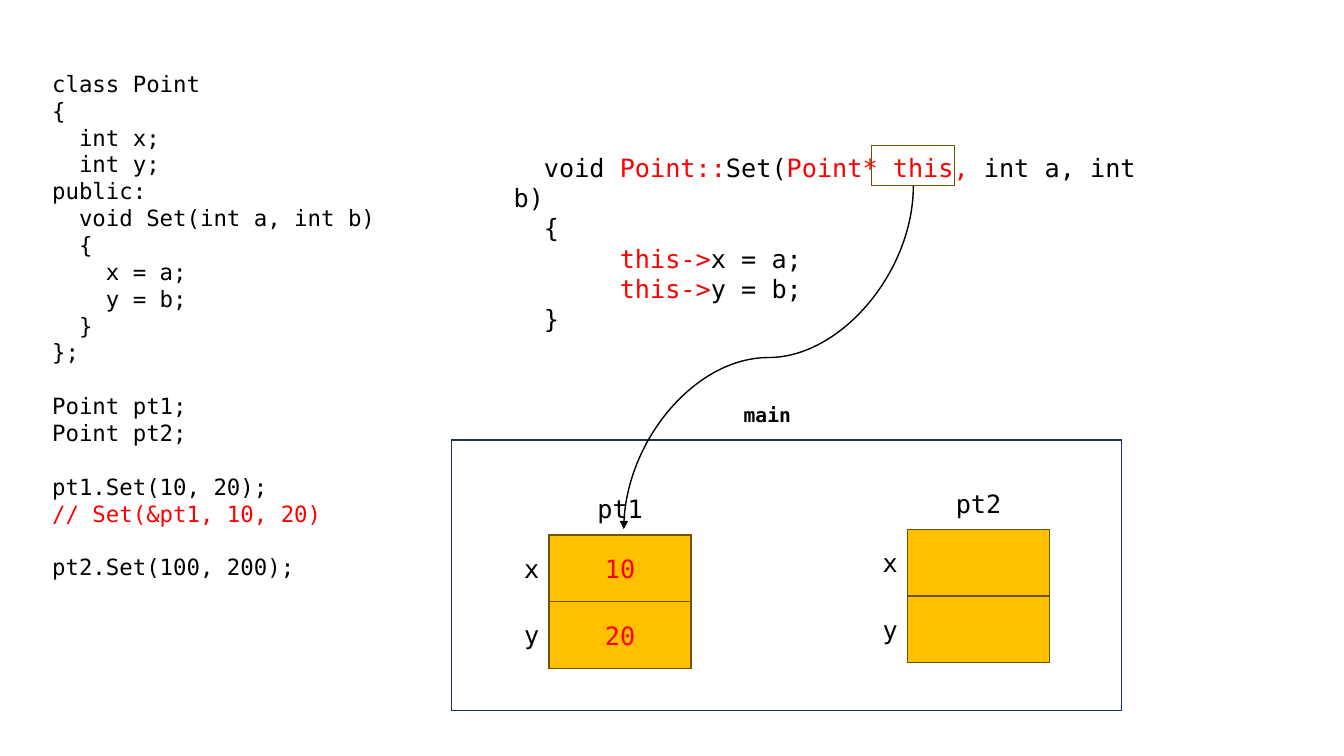
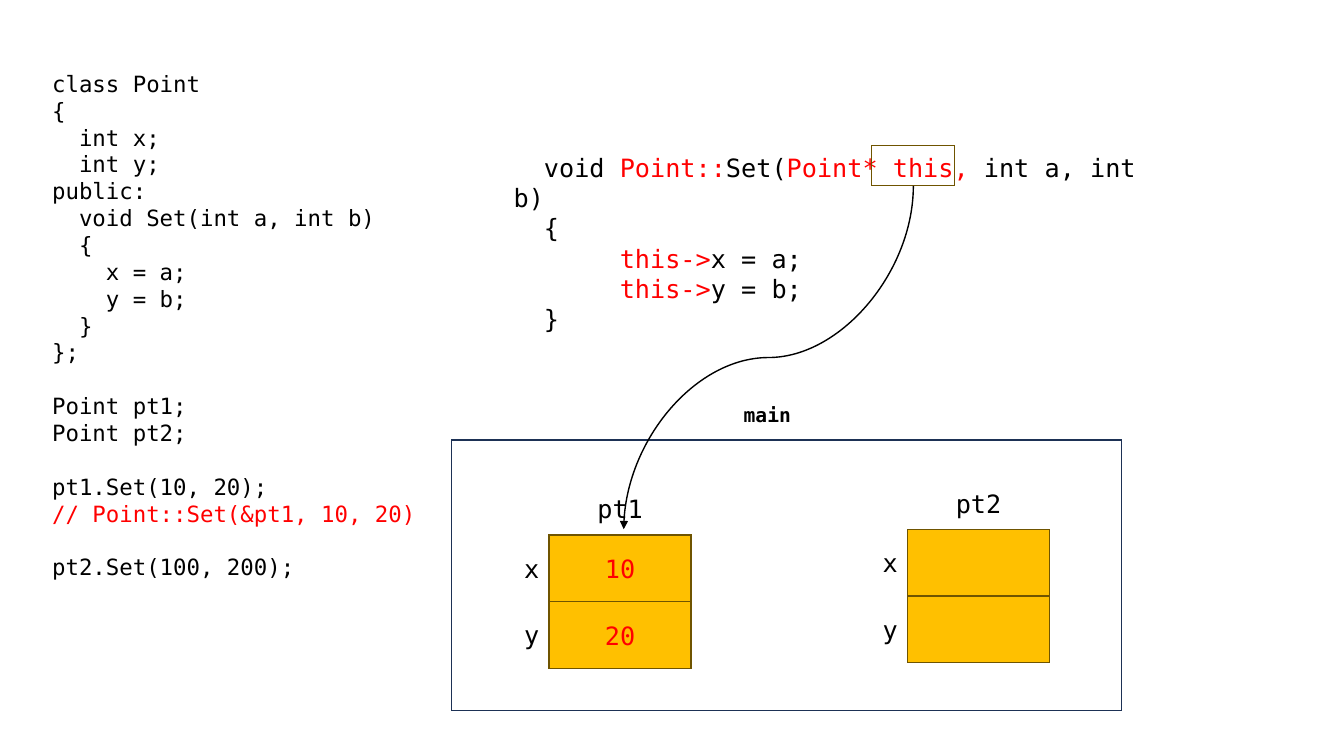
Before and after one commit to yoondev-classroom/cpp_250512, a slide deck: slide 32 of cpp_250512.pptx. Drawn at 1344x756 pixels with LibreOffice and Linux fonts; fonts in the diff are those of the drawing. Boxes give left, top, right and bottom in pixels: in the first picture for what was removed or moved away, otherwise in the second. Text is boxed around its words. In the diff, an @@ line names an element or a change of style, - is before the commit and + after.

```diff
--- a/cpp_250512.pptx
+++ b/cpp_250512.pptx
@@ text at <box>92,505,415,527</box>: text changed @@
-// Set(&pt1, 10, 20)
+// Point::Set(&pt1, 10, 20)
```
Also in this commit, not shown: 1 other slide changed, 2 other files.
